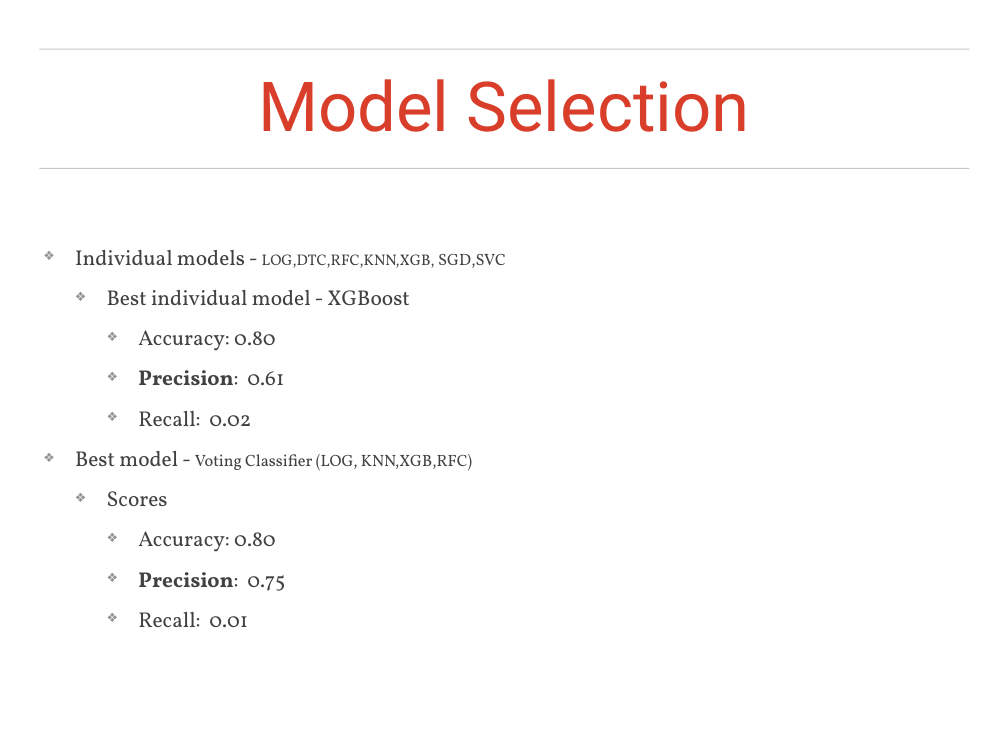
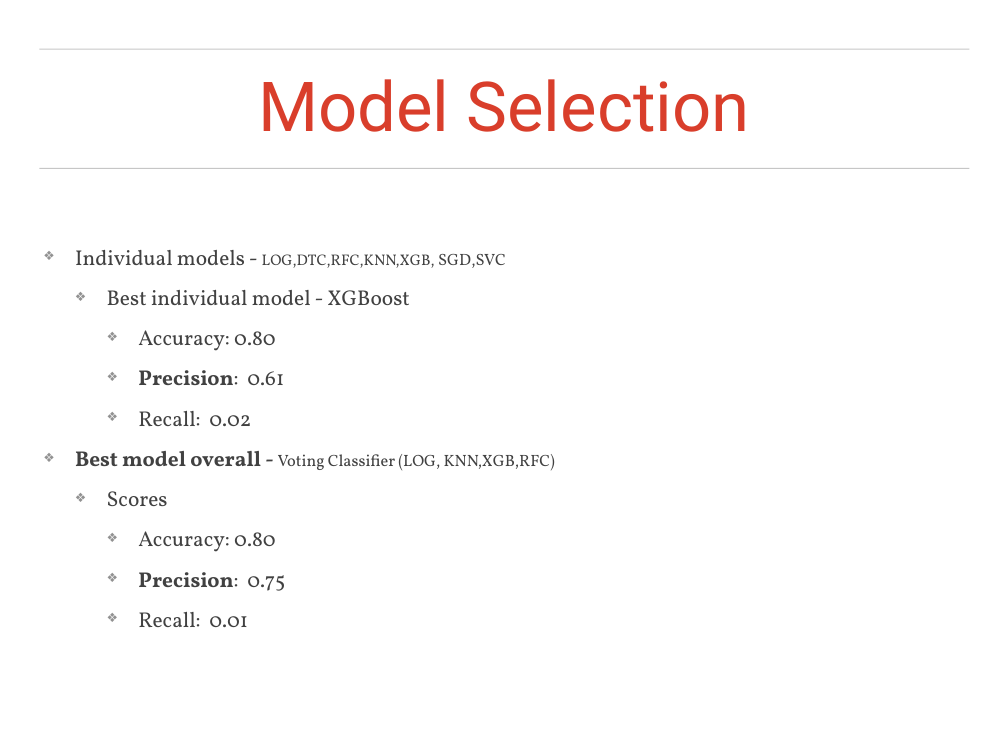
Before and after one commit to cooldude679/3253Team4, a slide deck: slide 7 of Team4_PPT_01.pptx. Drawn at 1008x756 pixels with LibreOffice and Linux fonts; fonts in the diff are those of the drawing; background and template pictures are left out. Boxes give left, top, right and bottom in pixels: in the first picture for what was removed or moved away, otherwise in the second. Text is boxed around its words. In the diff, an @@ line names an element or a change of style, - is before the commit and + after.

```diff
--- a/Team4_PPT_01.pptx
+++ b/Team4_PPT_01.pptx
@@ text at (75, 451, 555, 470): text changed @@
-❖ Best model - Voting Classifier (LOG, KNN,XGB,RFC)
+❖ Best model overall - Voting Classifier (LOG, KNN,XGB,RFC)
```
Also in this commit, not shown: 3 other slides changed.
